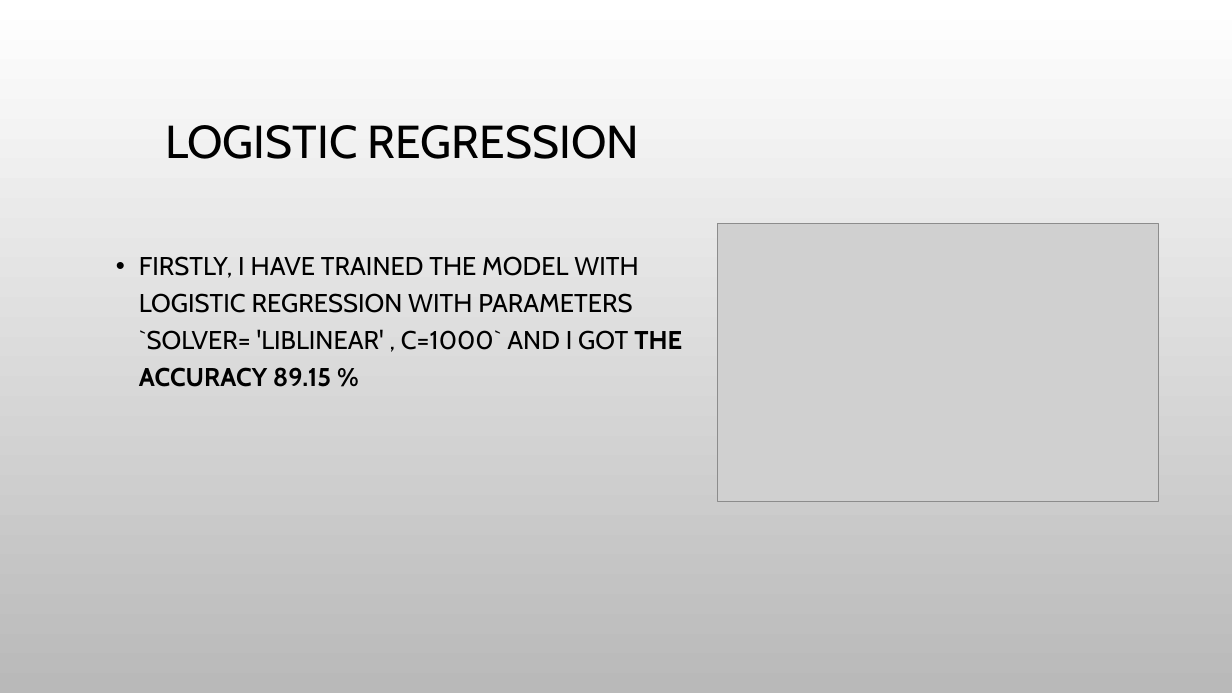
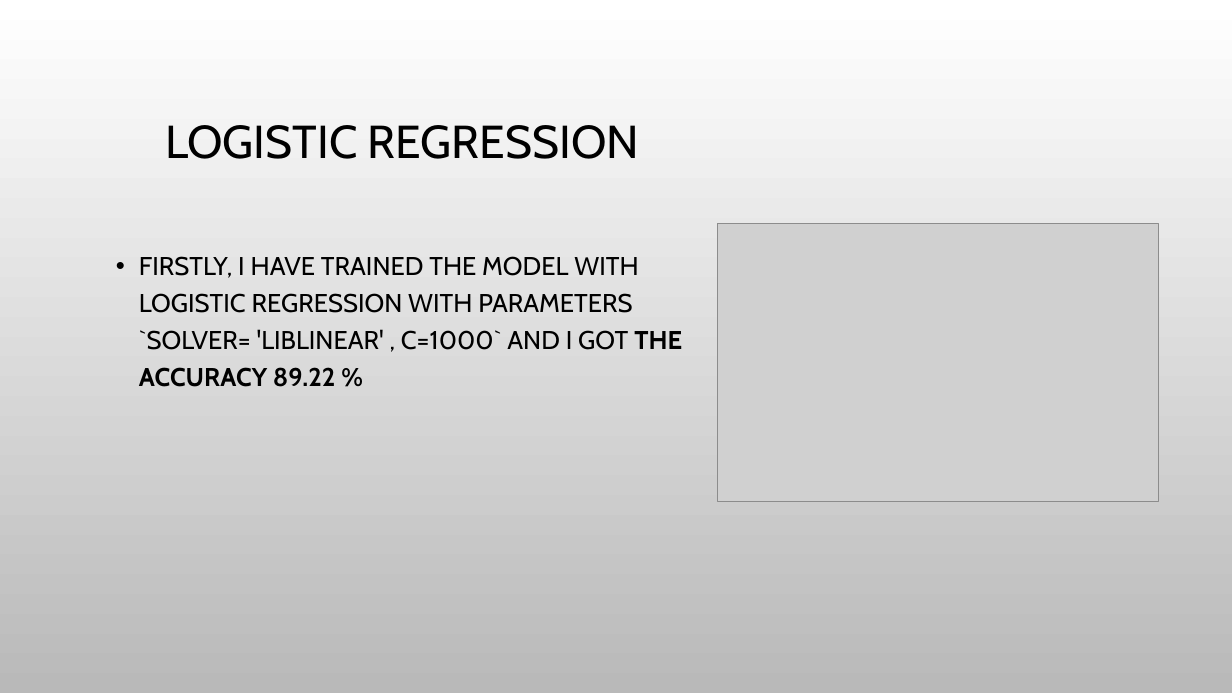
Before and after one commit to naiforfi/Bootcamp_repo, a slide deck: slide 10 of Final_project/Presentation.pptx. Drawn at 1232x693 pixels with LibreOffice and Linux fonts; fonts in the diff are those of the drawing; grey boxes stand for pictures; background and template pictures are left out. Boxes give left, top, right and bottom in pixels: in the first picture for what was removed or moved away, otherwise in the second. Text is boxed around its words. In the diff, an @@ line names an element or a change of style, - is before the commit and + after.

```diff
--- a/Final_project/Presentation.pptx
+++ b/Final_project/Presentation.pptx
@@ text at [139, 256, 682, 387]: text changed @@
-• FIRSTLY, I HAVE TRAINED THE MODEL WITH LOGISTIC REGRESSION WITH PARAMETERS `SOLVER= 'LIBLINEAR' , C=1000` AND I GOT THE ACCURACY 89.15 %
+• FIRSTLY, I HAVE TRAINED THE MODEL WITH LOGISTIC REGRESSION WITH PARAMETERS `SOLVER= 'LIBLINEAR' , C=1000` AND I GOT THE ACCURACY 89.22 %
```
Also in this commit, not shown: 2 other slides changed, 3 other files.
